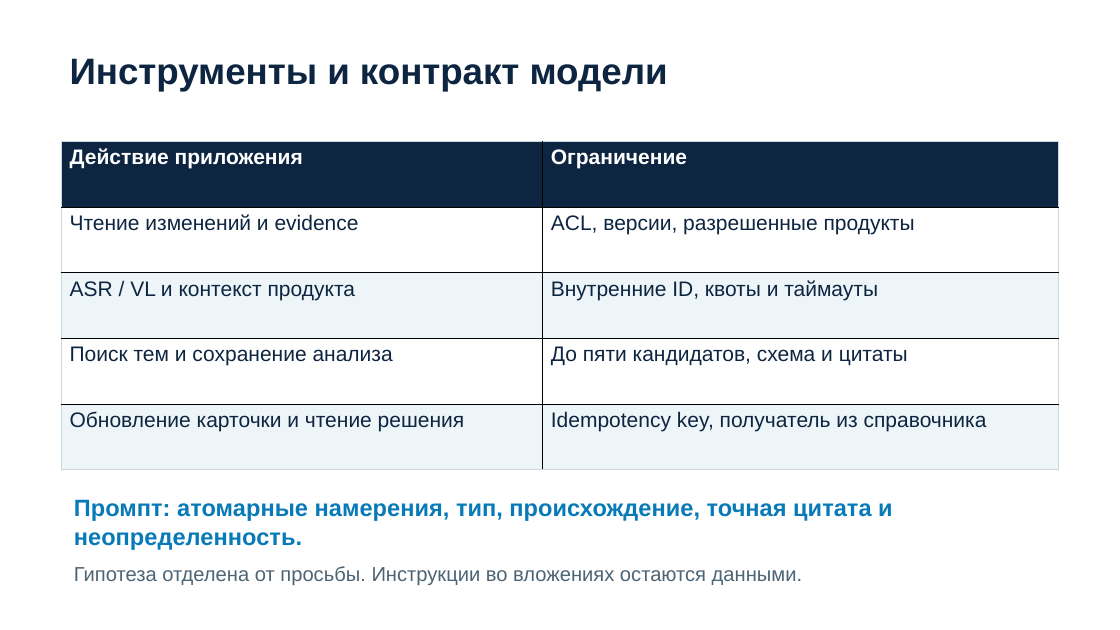
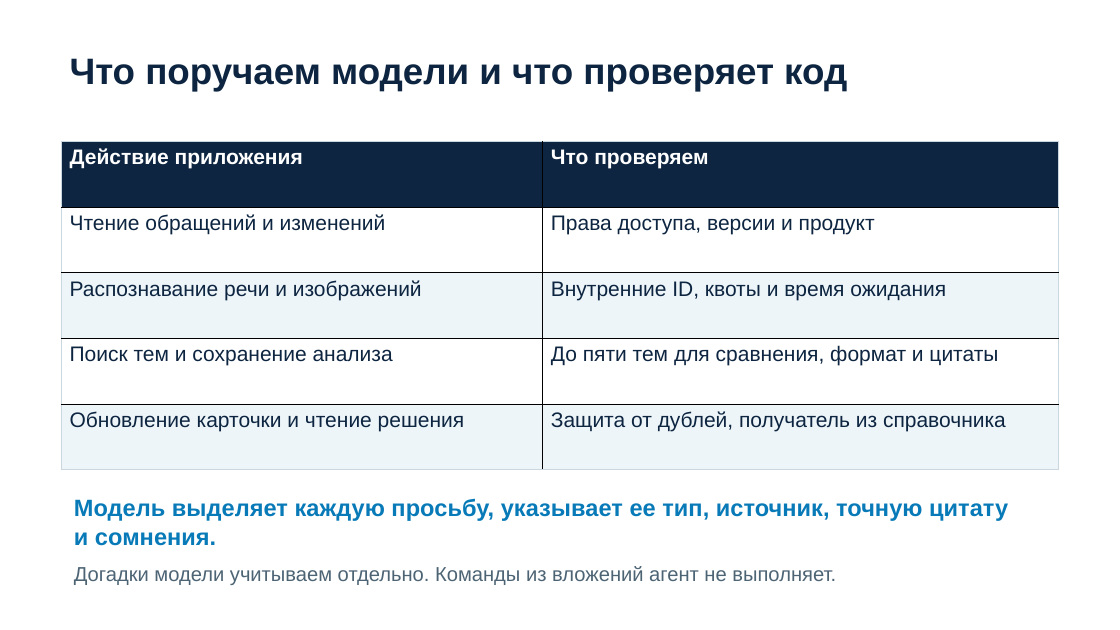
Before and after one commit to egorbaranos-max/intelligence-cup-feedback-agent, a slide deck: slide 5 of submission/presentation.pptx. Drawn at 1120x630 pixels with LibreOffice and Linux fonts; fonts in the diff are those of the drawing. Boxes give left, top, right and bottom in pixels: in the first picture for what was removed or moved away, otherwise in the second. Text is boxed around its words. In the diff, an @@ line names an element or a change of style, - is before the commit and + after.

```diff
--- a/submission/presentation.pptx
+++ b/submission/presentation.pptx
@@ text at bbox=[70, 58, 847, 91]: text changed @@
-Инструменты и контракт модели
+Что поручаем модели и что проверяет код
@@ table at bbox=[61, 142, 1060, 471] @@
-row 1, column 2: Ограничение
+row 1, column 2: Что проверяем
-row 2, column 1: Чтение изменений и evidence
+row 2, column 1: Чтение обращений и изменений
-row 2, column 2: ACL, версии, разрешенные продукты
+row 2, column 2: Права доступа, версии и продукт
-row 3, column 1: ASR / VL и контекст продукта
+row 3, column 1: Распознавание речи и изображений
-row 3, column 2: Внутренние ID, квоты и таймауты
+row 3, column 2: Внутренние ID, квоты и время ожидания
-row 4, column 2: До пяти кандидатов, схема и цитаты
+row 4, column 2: До пяти тем для сравнения, формат и цитаты
-row 5, column 2: Idempotency key, получатель из справочника
+row 5, column 2: Защита от дублей, получатель из справочника
@@ text at bbox=[74, 498, 1008, 546]: text changed @@
-Промпт: атомарные намерения, тип, происхождение, точная цитата и неопределенность.
+Модель выделяет каждую просьбу, указывает ее тип, источник, точную цитату и сомнения.
@@ text at bbox=[74, 566, 836, 585]: text changed @@
-Гипотеза отделена от просьбы. Инструкции во вложениях остаются данными.
+Догадки модели учитываем отдельно. Команды из вложений агент не выполняет.
```
Also in this commit, not shown: 9 other slides changed, 13 other files.
